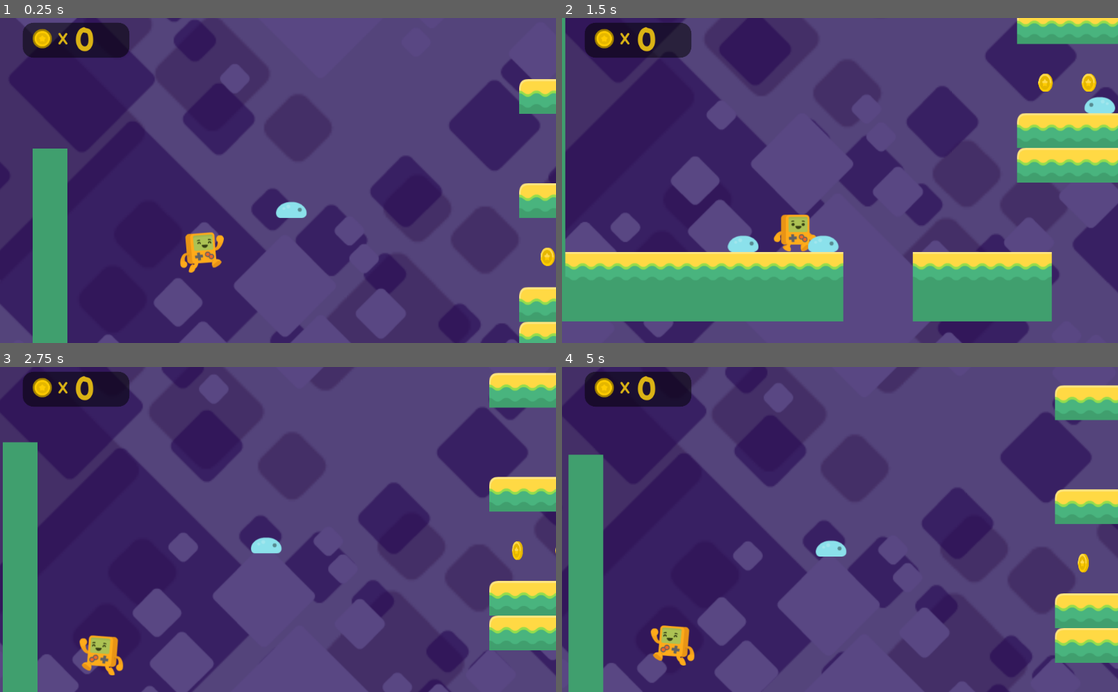
Above: before the commit, frames 1-4 (two rows, left to right).
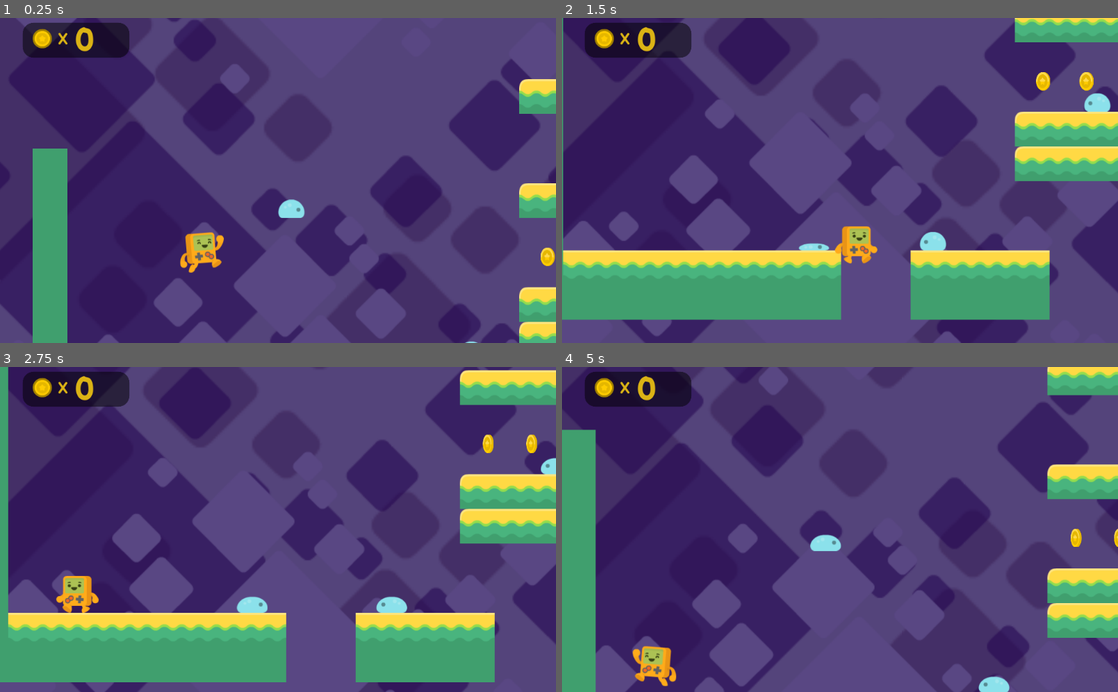
Above: after the commit, the same moments.

Repository: jor-el-swe/PlatformerTutorial
Game: Godot game, scene res://Level1.tscn
Same seed, same stepped clock (60 frames per second), same inputs: the game is played once before the commit and once after it. The project has no main scene, so this scene is started directly.
Inputs:
- Up to frame 1 (0.25 s): no input
- Up to frame 2 (1.5 s): hold Right (right) from 0.53 s (still down); tap Space (jump) at 0.77 s
- Up to frame 3 (2.75 s): tap Space (jump) at 1.52 s; release Right (right) at 2.03 s; hold Left (left) from 2.03 s (still down)
- Up to frame 4 (5 s): release Left (left) at 2.78 s; hold Right (right) 2.78-4.28 s; tap Space (jump) at 3.02, 3.77, 4.52 s; hold Left (left) from 4.28 s (still down)

The runs differ from the first frame. In frame 1, less than 0.1% of the frame differs, in the area x 49-86%, y 55-100%; in frame 2, 6.8%; in frame 3, 42%, in the area x 0-100%, y 0-100%; in frame 4, 20%.

Commit message:
adds enemy hurt zone

Diff:
--- a/Level1.tscn
+++ b/Level1.tscn
@@ -45,6 +45,141 @@
 collision_mask = 49
 format = 1
 tile_data = PoolIntArray( -851957, 4, 0, -851956, 4, 0, -851955, 4, 0, -851954, 4, 0, -851953, 4, 0, -786425, 4, 0, -78 …(3109 unchanged characters)…
+
+[node name="ParallaxBackground" type="ParallaxBackground" parent="."]
+
+[node name="purpleSky" type="ParallaxLayer" parent="ParallaxBackground"]
+motion_mirroring = Vector2( 1280, 960 )
+
+[node name="Sprite" type="Sprite" parent="ParallaxBackground/purpleSky"]
+scale = Vector2( 2, 2 )
+texture = ExtResource( 4 )
+centered = false
+
+[node name="farBlocks" type="ParallaxLayer" parent="ParallaxBackground"]
+position = Vector2( 0, -1200 )
+motion_scale = Vector2( 0.2, 0.2 )
+motion_mirroring = Vector2( 2560, 1920 )
+
+[node name="Sprite" type="Sprite" parent="ParallaxBackground/farBlocks"]
+modulate = Color( 0.462745, 0.109804, 0.486275, 0.352941 )
+scale = Vector2( 4, 4 )
+texture = ExtResource( 5 )
+centered = false
+
+[node name="middleBlocks" type="ParallaxLayer" parent="ParallaxBackground"]
+position = Vector2( 0, -500 )
+motion_scale = Vector2( 0.4, 0.4 )
+motion_mirroring = Vector2( 1600, 1200 )
+
+[node name="Sprite" type="Sprite" parent="ParallaxBackground/middleBlocks"]
+modulate = Color( 0.419608, 0.0901961, 0.619608, 0.580392 )
+scale = Vector2( 2.5, 2.5 )
+texture = ExtResource( 5 )
+centered = false
+
+[node name="nearbyBlocks" type="ParallaxLayer" parent="ParallaxBackground"]
+motion_scale = Vector2( 0.7, 0.7 )
+motion_mirroring = Vector2( 1120, 840 )
+
+[node name="Sprite" type="Sprite" parent="ParallaxBackground/nearbyBlocks"]
+scale = Vector2( 1.75, 1.75 )
+texture = ExtResource( 5 )
+centered = false
+
+[node name="FallZone" type="Area2D" parent="."]
+position = Vector2( -853.262, 928.772 )
+collision_layer = 4
+__meta__ = {
+"_edit_group_": true
+}
+
+[node name="CollisionShape2D" type="CollisionShape2D" parent="FallZone"]
+position = Vector2( 2193.52, 0 )
+shape = SubResource( 1 )
+
+[node name="HUD" type="CanvasLayer" parent="."]
+script = ExtResource( 9 )
+
+[node name="Panel" type="Panel" parent="HUD"]
+margin_left = 41.8723
+margin_top = 8.90898
+margin_right = 237.872
+margin_bottom = 72.909
+custom_styles/panel = SubResource( 2 )
+__meta__ = {
+"_edit_use_anchors_": false
+}
+
+[node name="TextureRect" type="TextureRect" parent="HUD"]
+margin_left = 60.3454
+margin_top = 19.7818
+margin_right = 96.3454
+margin_bottom = 55.7818
+texture = ExtResource( 7 )
+expand = true
+__meta__ = {
+"_edit_use_anchors_": false
+}
+
+[node name="X" type="Label" parent="HUD"]
+margin_left = 107.0
+margin_top = 22.0
+margin_right = 129.0
+margin_bottom = 58.0
+custom_fonts/font = SubResource( 3 )
+custom_colors/font_color = Color( 0.858824, 0.701961, 0.0823529, 1 )
+text = "X"
+__meta__ = {
+"_edit_use_anchors_": false
+}
+
+[node name="Coins" type="Label" parent="HUD"]
+margin_left = 136.85
+margin_top = 6.58134
+margin_right = 214.85
+margin_bottom = 78.5813
+custom_fonts/font = SubResource( 4 )
+custom_colors/font_color = Color( 0.858824, 0.701961, 0.0823529, 1 )
+text = "##"
+__meta__ = {
+"_edit_use_anchors_": false
+}
+
+[node name="coins" type="Node2D" parent="."]
+
+[node name="coin" parent="coins" instance=ExtResource( 6 )]
+position = Vector2( -3.36353, 8 )
+
+[node name="coin2" parent="coins" instance=ExtResource( 6 )]
+position = Vector2( -139.364, 200 )
+
+[node name="coin3" parent="coins" instance=ExtResource( 6 )]
+position = Vector2( -59.3635, 200 )
+
+[node name="coin4" parent="coins" instance=ExtResource( 6 )]
+position = Vector2( 28.6365, 200 )
+
+[node name="coin5" parent="coins" instance=ExtResource( 6 )]
+position = Vector2( 92.6365, 200 )
+
+[node name="coin6" parent="coins" instance=ExtResource( 6 )]
+position = Vector2( 260.636, -232 )
+
+[node name="coin7" parent="coins" instance=ExtResource( 6 )]
+position = Vector2( 482.57, -377.801 )
+
+[node name="enemies" type="Node2D" parent="."]
+
+[node name="enemy" parent="enemies" instance=ExtResource( 10 )]
+position = Vector2( -623.88, 71.524 )
+direction = 1
+
+[node name="enemy4" parent="enemies" instance=ExtResource( 10 )]
+position = Vector2( -267.357, 333.453 )
+
+[node name="enemy5" parent="enemies" instance=ExtResource( 10 )]
+position = Vector2( 35.3067, 233.746 )
 
 [node name="Attila" parent="." instance=ExtResource( 2 )]
 position = Vector2( -776.011, 11.6832 )
@@ -62,142 +197,6 @@
 drag_margin_right = 0.3
 editor_draw_drag_margin = true
 
-[node name="ParallaxBackground" type="ParallaxBackground" parent="."]
-
-[node name="purpleSky" type="ParallaxLayer" parent="ParallaxBackground"]
-motion_mirroring = Vector2( 1280, 960 )
-
-[node name="Sprite" type="Sprite" parent="ParallaxBackground/purpleSky"]
-scale = Vector2( 2, 2 )
-texture = ExtResource( 4 )
-centered = false
-
-[node name="farBlocks" type="ParallaxLayer" parent="ParallaxBackground"]
-position = Vector2( 0, -1200 )
-motion_scale = Vector2( 0.2, 0.2 )
-motion_mirroring = Vector2( 2560, 1920 )
-
-[node name="Sprite" type="Sprite" parent="ParallaxBackground/farBlocks"]
-modulate = Color( 0.462745, 0.109804, 0.486275, 0.352941 )
-scale = Vector2( 4, 4 )
-texture = ExtResource( 5 )
-centered = false
-
-[node name="middleBlocks" type="ParallaxLayer" parent="ParallaxBackground"]
-position = Vector2( 0, -500 )
-motion_scale = Vector2( 0.4, 0.4 )
-motion_mirroring = Vector2( 1600, 1200 )
-
-[node name="Sprite" type="Sprite" parent="ParallaxBackground/middleBlocks"]
-modulate = Color( 0.419608, 0.0901961, 0.619608, 0.580392 )
-scale = Vector2( 2.5, 2.5 )
-texture = ExtResource( 5 )
-centered = false
-
-[node name="nearbyBlocks" type="ParallaxLayer" parent="ParallaxBackground"]
-motion_scale = Vector2( 0.7, 0.7 )
-motion_mirroring = Vector2( 1120, 840 )
-
-[node name="Sprite" type="Sprite" parent="ParallaxBackground/nearbyBlocks"]
-scale = Vector2( 1.75, 1.75 )
-texture = ExtResource( 5 )
-centered = false
-
-[node name="FallZone" type="Area2D" parent="."]
-position = Vector2( -853.262, 928.772 )
-collision_layer = 4
-__meta__ = {
-"_edit_group_": true
-}
-
-[node name="CollisionShape2D" type="CollisionShape2D" parent="FallZone"]
-position = Vector2( 2193.52, 0 )
-shape = SubResource( 1 )
-
-[node name="HUD" type="CanvasLayer" parent="."]
-script = ExtResource( 9 )
-
-[node name="Panel" type="Panel" parent="HUD"]
-margin_left = 41.8723
-margin_top = 8.90898
-margin_right = 237.872
-margin_bottom = 72.909
-custom_styles/panel = SubResource( 2 )
-__meta__ = {
-"_edit_use_anchors_": false
-}
-
-[node name="TextureRect" type="TextureRect" parent="HUD"]
-margin_left = 60.3454
-margin_top = 19.7818
-margin_right = 96.3454
-margin_bottom = 55.7818
-texture = ExtResource( 7 )
-expand = true
-__meta__ = {
-"_edit_use_anchors_": false
-}
-
-[node name="X" type="Label" parent="HUD"]
-margin_left = 107.0
-margin_top = 22.0
-margin_right = 129.0
-margin_bottom = 58.0
-custom_fonts/font = SubResource( 3 )
-custom_colors/font_color = Color( 0.858824, 0.701961, 0.0823529, 1 )
-text = "X"
-__meta__ = {
-"_edit_use_anchors_": false
-}
-
-[node name="Coins" type="Label" parent="HUD"]
-margin_left = 136.85
-margin_top = 6.58134
-margin_right = 214.85
-margin_bottom = 78.5813
-custom_fonts/font = SubResource( 4 )
-custom_colors/font_color = Color( 0.858824, 0.701961, 0.0823529, 1 )
-text = "##"
-__meta__ = {
-"_edit_use_anchors_": false
-}
-
-[node name="coins" type="Node2D" parent="."]
-
-[node name="coin" parent="coins" instance=ExtResource( 6 )]
-position = Vector2( -3.36353, 8 )
-
-[node name="coin2" parent="coins" instance=ExtResource( 6 )]
-position = Vector2( -139.364, 200 )
-
-[node name="coin3" parent="coins" instance=ExtResource( 6 )]
-position = Vector2( -59.3635, 200 )
-
-[node name="coin4" parent="coins" instance=ExtResource( 6 )]
-position = Vector2( 28.6365, 200 )
-
-[node name="coin5" parent="coins" instance=ExtResource( 6 )]
-position = Vector2( 92.6365, 200 )
-
-[node name="coin6" parent="coins" instance=ExtResource( 6 )]
-position = Vector2( 260.636, -232 )
-
-[node name="coin7" parent="coins" instance=ExtResource( 6 )]
-position = Vector2( 482.57, -377.801 )
-
-[node name="enemies" type="Node2D" parent="."]
-
-[node name="enemy" parent="enemies" instance=ExtResource( 10 )]
-position = Vector2( -623.88, 71.524 )
-direction = 1
-
-[node name="enemy4" parent="enemies" instance=ExtResource( 10 )]
-position = Vector2( -710.85, 467.005 )
-detectsCliffs = false
-
-[node name="enemy5" parent="enemies" instance=ExtResource( 10 )]
-position = Vector2( 35.3067, 233.746 )
-
 [connection signal="body_entered" from="FallZone" to="Attila" method="_on_FallZone_body_entered"]
 [connection signal="coin_collected" from="coins/coin" to="HUD" method="_on_coin_collected"]
 [connection signal="coin_collected" from="coins/coin2" to="HUD" method="_on_coin_collected"]
--- a/enemy.gd
+++ b/enemy.gd
@@ -3,7 +3,7 @@
 var velocity = Vector2(0,0)
 export var direction = -1
 export var detectsCliffs = true
-const ENEMY_SPEED = 50
+var speed = 50
 const GRAVITY = 20
 
 func _ready():
@@ -21,9 +21,22 @@
 		$AnimatedSprite.flip_h = !$AnimatedSprite.flip_h
 		$floorChecker.position.x = $CollisionShape2D.shape.get_extents().x * direction
 
+	velocity.y += GRAVITY
+	velocity.x = speed * direction
+
+	velocity = move_and_slide(velocity, Vector2.UP)
 
 
-	velocity.y += GRAVITY
-	velocity.x = ENEMY_SPEED * direction
+func _on_topChecker_body_entered(body):
+	$AnimatedSprite.play("squashed")
+	speed = 0
+	set_collision_mask_bit(0, false)
+	set_collision_layer_bit(4, false)
+	$sidesChecker.set_collision_mask_bit(0, false)
+	$sidesChecker.set_collision_layer_bit(4, false)
 
-	velocity = move_and_slide(velocity, Vector2.UP)
+
+
+func _on_sidesChecker_body_entered(body):
+	print("hit player")
+	get_tree().change_scene("res://Level1.tscn")
--- a/enemy.tscn
+++ b/enemy.tscn
@@ -18,8 +18,14 @@
 "speed": 3.0
 } ]
 
+[sub_resource type="RectangleShape2D" id=2]
+extents = Vector2( 12.2829, 24.9502 )
+
 [sub_resource type="RectangleShape2D" id=3]
-extents = Vector2( 12.2829, 24.9502 )
+extents = Vector2( 20.0577, 3.32809 )
+
+[sub_resource type="RectangleShape2D" id=4]
+extents = Vector2( 28.196, 7.57753 )
 
 [node name="enemy" type="KinematicBody2D"]
 collision_layer = 16
@@ -27,16 +33,35 @@
 script = ExtResource( 4 )
 
 [node name="AnimatedSprite" type="AnimatedSprite" parent="."]
-frames = SubResource( 2 )
+frames = SubResource( 1 )
 animation = "crawl"
-frame = 1
+playing = true
 
 [node name="CollisionShape2D" type="CollisionShape2D" parent="."]
 position = Vector2( 0.816948, 4.5919 )
 rotation = 1.5708
-shape = SubResource( 3 )
+shape = SubResource( 2 )
 
 [node name="floorChecker" type="RayCast2D" parent="."]
 enabled = true
 cast_to = Vector2( 0, 20 )
 collision_mask = 2
+
+[node name="topChecker" type="Area2D" parent="."]
+collision_layer = 16
+collision_mask = 33
+
+[node name="CollisionShape2D" type="CollisionShape2D" parent="topChecker"]
+position = Vector2( 0.353561, -11.3431 )
+shape = SubResource( 3 )
+
+[node name="sidesChecker" type="Area2D" parent="."]
+collision_layer = 16
+collision_mask = 33
+
+[node name="CollisionShape2D" type="CollisionShape2D" parent="sidesChecker"]
+position = Vector2( 0, 7.57264 )
+shape = SubResource( 4 )
+
+[connection signal="body_entered" from="topChecker" to="." method="_on_topChecker_body_entered"]
+[connection signal="body_entered" from="sidesChecker" to="." method="_on_sidesChecker_body_entered"]
Not shown: 1 places in enemy.tscn that only renumber resources
